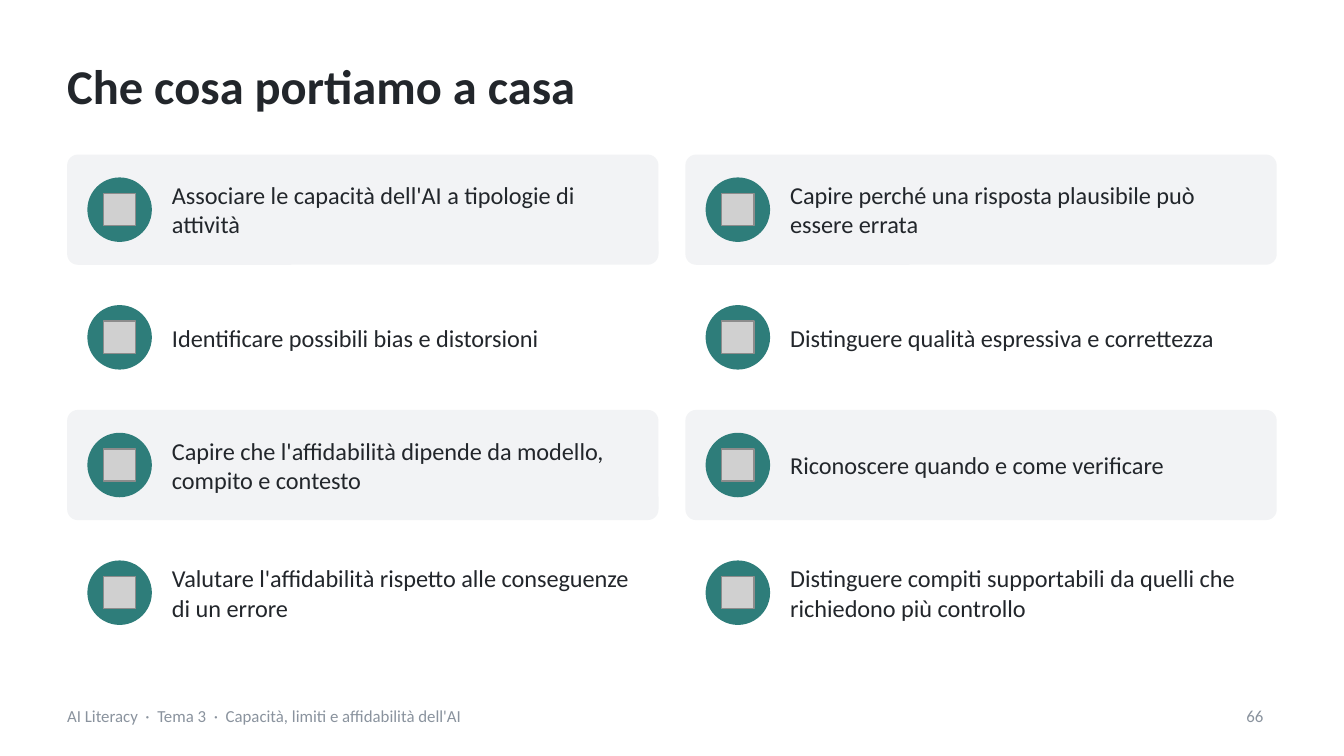
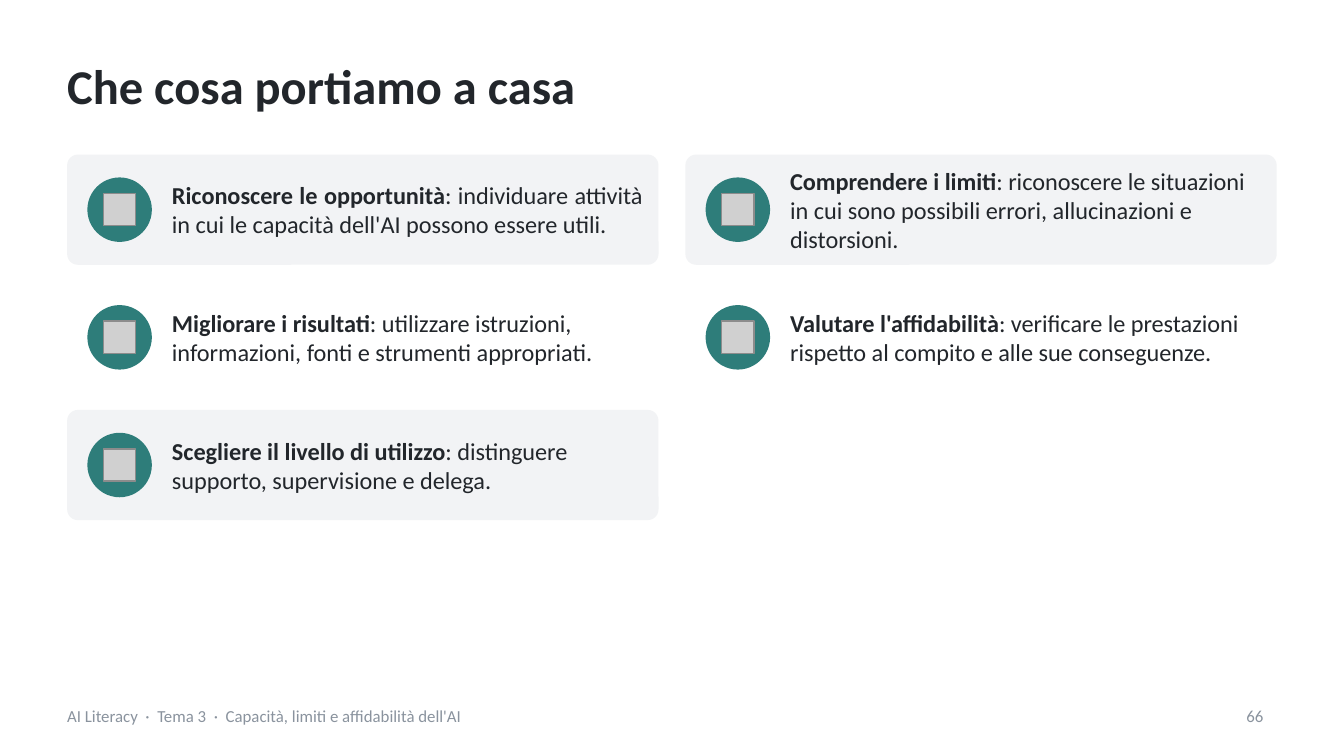
Before and after one commit to NetAi-IT/Formazione-AI-Literacy-Official, a slide deck: slide 66 of Base/Tema3_Capacita_limiti_affidabilita_AI.pptx. Drawn at 1344x756 pixels with LibreOffice and Linux fonts; fonts in the diff are those of the drawing; grey boxes stand for pictures. Boxes give left, top, right and bottom in pixels: in the first picture for what was removed or moved away, otherwise in the second. Text is boxed around its words. In the diff, an @@ line names an element or a change of style, - is before the commit and + after.

```diff
--- a/Base/Tema3_Capacita_limiti_affidabilita_AI.pptx
+++ b/Base/Tema3_Capacita_limiti_affidabilita_AI.pptx
@@ text at <box>790,173,1245,248</box>: text changed @@
-Capire perché una risposta plausibile può essere errata
+Comprendere i limiti: riconoscere le situazioni in cui sono possibili errori, allucinazioni e distorsioni.
@@ text at <box>172,187,643,237</box>: text changed @@
-Associare le capacità dell'AI a tipologie di attività
+Riconoscere le opportunità: individuare attività in cui le capacità dell'AI possono essere utili.
@@ text at <box>172,315,593,365</box>: text changed @@
-Identificare possibili bias e distorsioni
+Migliorare i risultati: utilizzare istruzioni, informazioni, fonti e strumenti appropriati.
@@ text at <box>790,315,1239,365</box>: text changed @@
-Distinguere qualità espressiva e correttezza
+Valutare l'affidabilità: verificare le prestazioni rispetto al compito e alle sue conseguenze.
@@ rounded rectangle removed at <box>685,410,1277,520</box> @@
@@ text at <box>172,443,567,493</box>: text changed @@
-Capire che l'affidabilità dipende da modello, compito e contesto
+Scegliere il livello di utilizzo: distinguere supporto, supervisione e delega.
@@ ellipse removed at <box>706,433,770,497</box> @@
@@ picture removed at <box>722,449,754,481</box> @@
@@ text removed at <box>790,457,1163,478</box> @@
-Riconoscere quando e come verificare
@@ rounded rectangle removed at <box>685,538,1277,648</box> @@
@@ ellipse removed at <box>87,560,152,625</box> @@
@@ ellipse removed at <box>706,560,770,625</box> @@
@@ picture removed at <box>103,577,136,609</box> @@
@@ text removed at <box>172,570,629,617</box> @@
-Valutare l'affidabilità rispetto alle conseguenze di un errore
@@ picture removed at <box>722,577,754,609</box> @@
@@ text removed at <box>790,570,1235,621</box> @@
-Distinguere compiti supportabili da quelli che richiedono più controllo
```
Also in this commit, not shown: 19 other slides changed, 3 other files.
